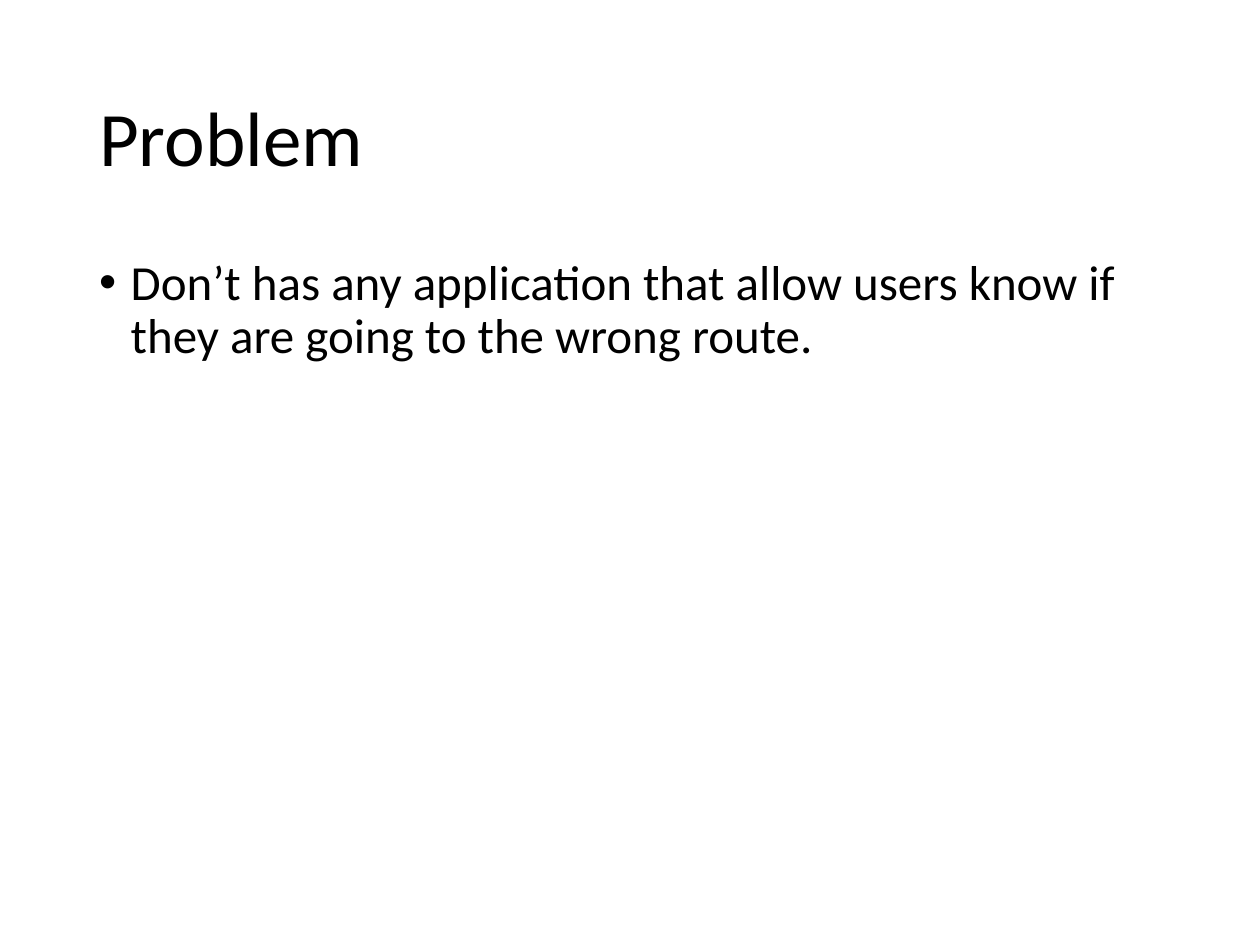
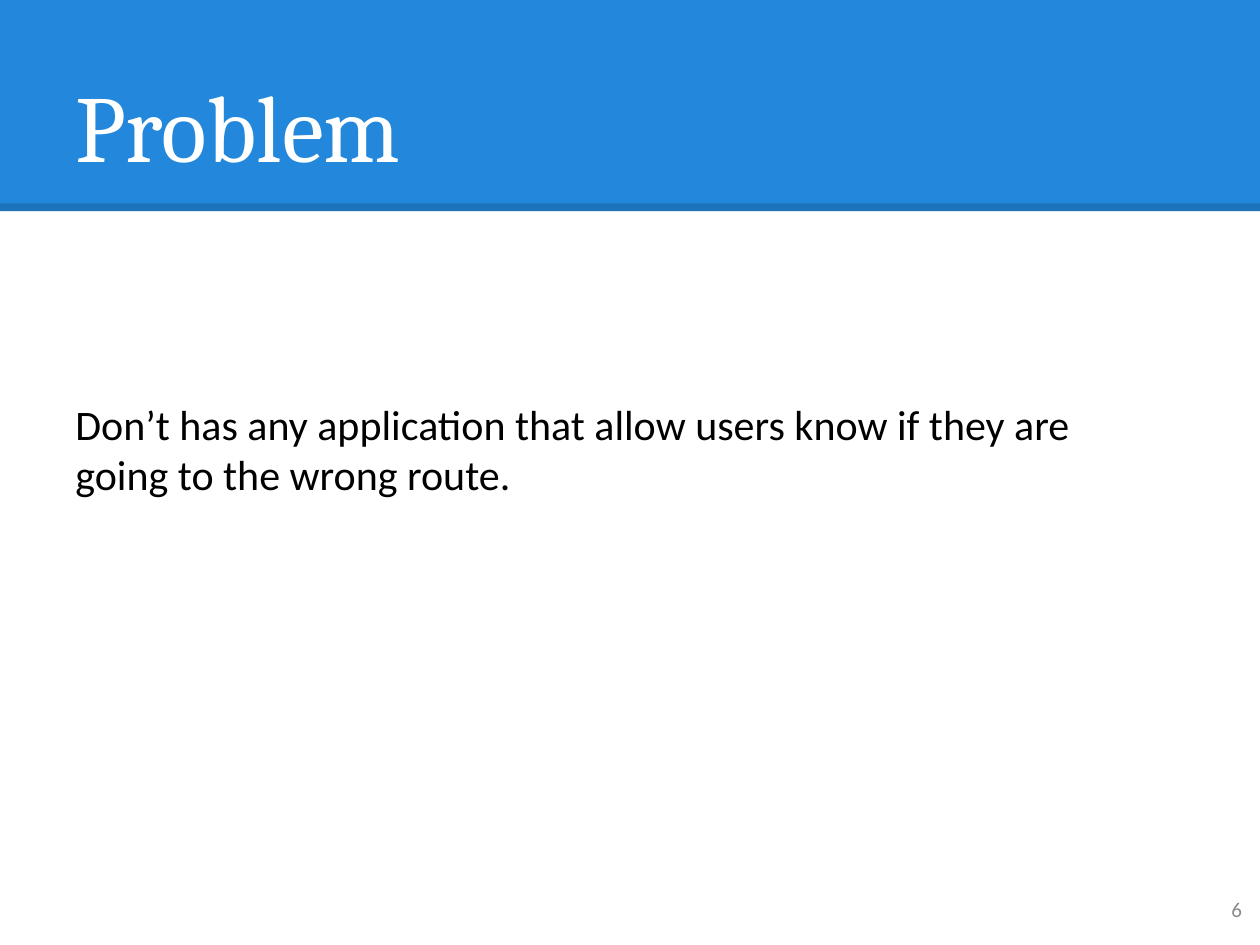
Before and after one commit to hqt/street-router, a slide deck: slide 6 of Document/presentation/nam/notify wrong way.pptx. Drawn at 1260x945 pixels with LibreOffice and Linux fonts; fonts in the diff are those of the drawing. Boxes give left, top, right and bottom in pixels: in the first picture for what was removed or moved away, otherwise in the second. Text is boxed around its words. In the diff, an @@ line names an element or a change of style, - is before the commit and + after.

Commit message:
update style for slide

```diff
--- a/Document/presentation/nam/notify wrong way.pptx
+++ b/Document/presentation/nam/notify wrong way.pptx
@@ rectangle added at bbox=[0, 0, 1260, 212], fill #2388DB @@
@@ title "Problem": place and size @@
-title "Problem" at bbox=[99, 112, 363, 167]
+title "Problem" at bbox=[76, 96, 401, 163]
@@ title "Problem" at bbox=[76, 96, 401, 163]: size 44 to 54 pt, font Calibri to Cambria, text colour #000000 to #FFFFFF; vertical alignment middle to bottom @@
@@ line added from (0, 207) to (1260, 207), #000000 4.5 pt @@
@@ text "Don’t has any application that ...": place and size @@
-text "Don’t has any application that ..." at bbox=[131, 265, 1114, 362]
+text "Don’t has any application that ..." at bbox=[75, 410, 1069, 498]
@@ text "Don’t has any application that ..." at bbox=[75, 410, 1069, 498]: size 28 to 24 pt; bullet • to none; line spacing 0.9 to 1; less space between paragraphs @@
@@ page number added at bbox=[1231, 903, 1242, 917], 12 pt, text #8C8C8C @@
+6
```
Also in this commit, not shown: 7 other slides changed, 1 slide added, 8 other files.
